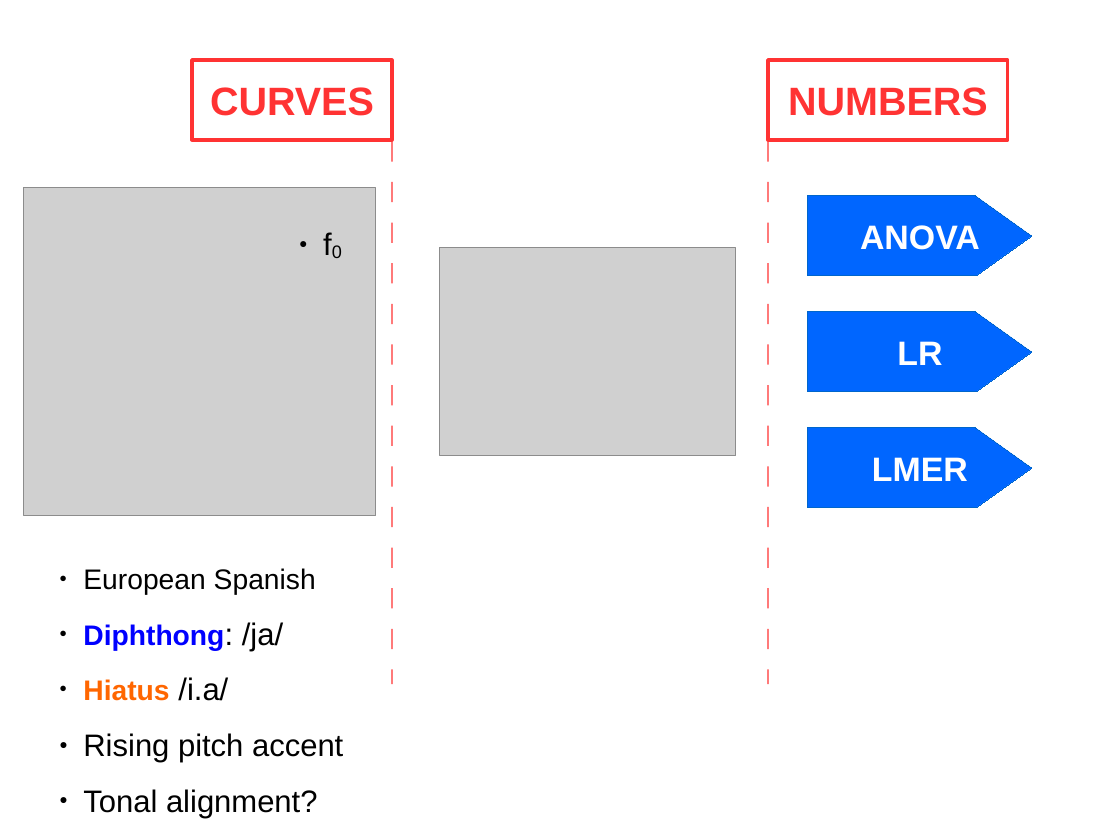
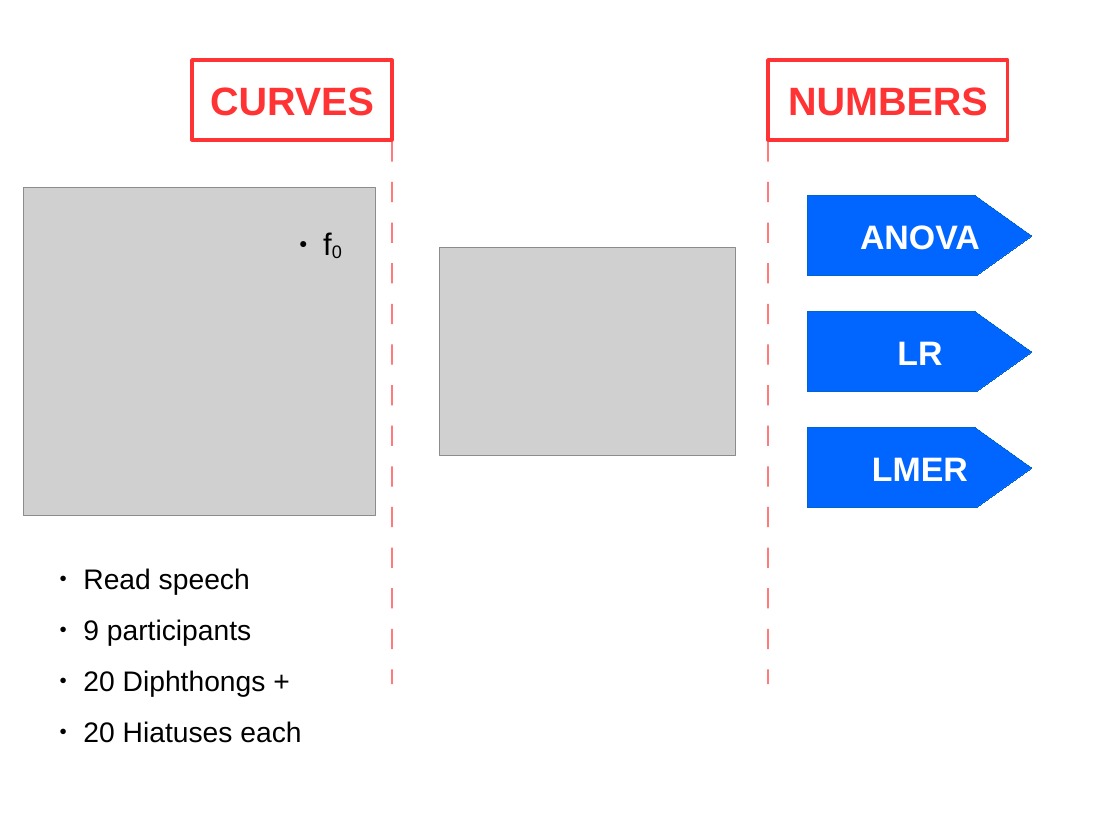
Before and after one commit to uasolo/FPCA-phonetics-workshop, a slide deck: slide 5 of presentations/FPCA-phonetics.odp (slide 4 before the commit). Drawn at 1120x840 pixels with LibreOffice and Linux fonts; fonts in the diff are those of the drawing; grey boxes stand for pictures. Boxes give left, top, right and bottom in pixels: in the first picture for what was removed or moved away, otherwise in the second. Text is boxed around its words. In the diff, an @@ line names an element or a change of style, - is before the commit and + after.

```diff
--- a/presentations/FPCA-phonetics.odp
+++ b/presentations/FPCA-phonetics.odp
@@ text at (x1=83, y1=568, x2=301, y2=743): text changed; size 22 to 20 pt @@
-● European Spanish
-● Diphthong: /ja/
-● Hiatus /i.a/
-● Rising pitch accent
-● Tonal alignment?
+● Read speech
+● 9 participants
+● 20 Diphthongs +
+● 20 Hiatuses each
```
Also in this commit, not shown: 7 other slides changed, 2 slides added, 1 slide removed, 3 other files.
